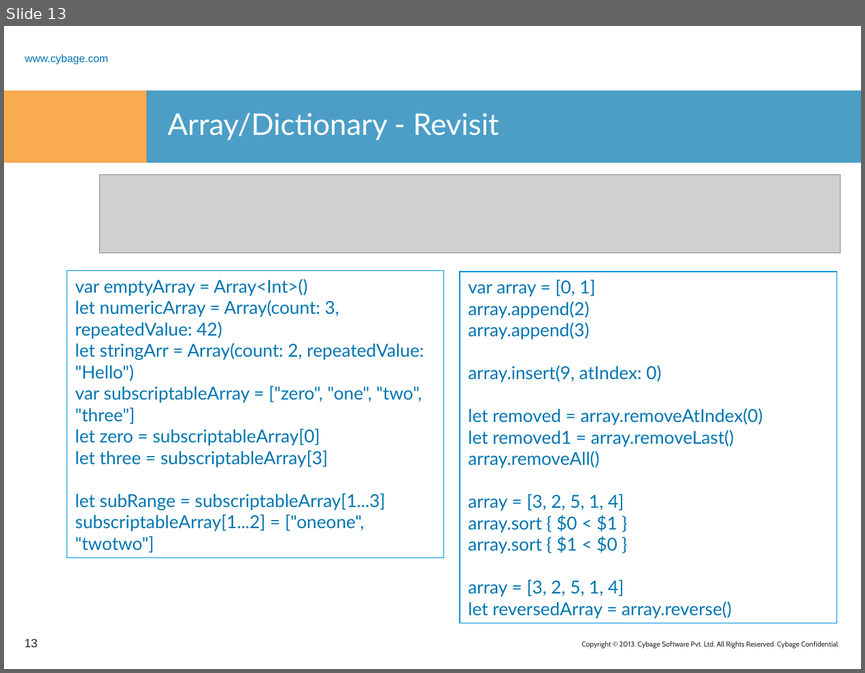
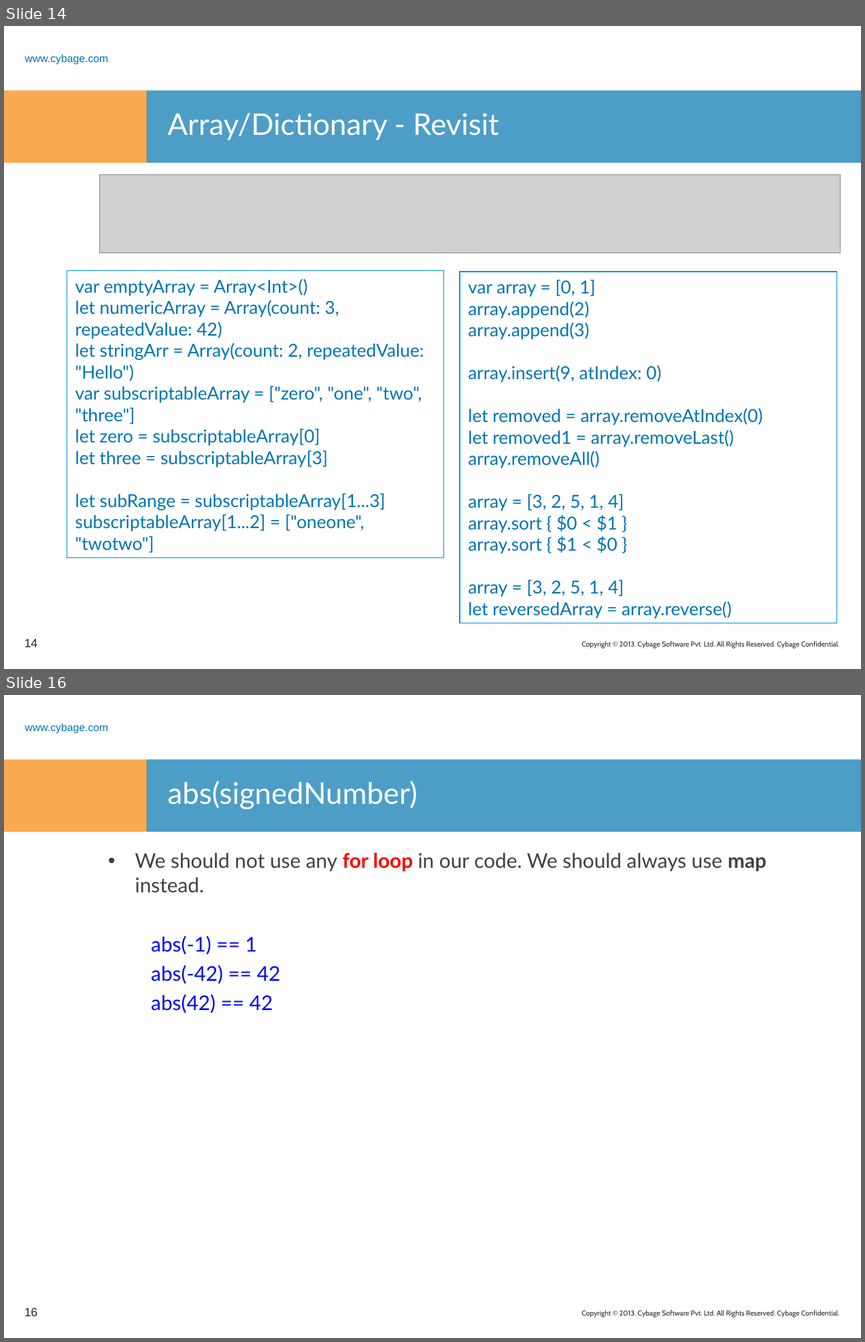
Before and after one commit to sumantar/Learn_Swift, a slide deck: PPT/Learn_Swift-4.ppt. Shown one above the other, each under a label of ours: slide 13 before the commit, slides 14 and 16 after it; the slides between them are not shown. The pictures are 865x673 and 865x1342 pixels, drawn with LibreOffice and Linux fonts; fonts in the diff are those of the drawing; grey boxes stand for pictures; background and template pictures are left out. Boxes give left, top, right and bottom in pixels: in the first picture for what was removed or moved away, otherwise in the second. Text is boxed around its words. In the diff, an @@ line names an element or a change of style, - is before the commit and + after.

```diff
--- a/PPT/Learn_Swift-4.ppt
+++ b/PPT/Learn_Swift-4.ppt
@@ slide 16 added at <box>4,695,861,1338</box>, background #FFFFFF; not listed: 4 template elements that a slide beside it also shows @@
@@ title added at <box>168,781,417,809</box>, 25 pt, text #FFFFFF @@
+abs(signedNumber)
@@ text added at <box>135,853,766,1013</box>, 17 pt, text #404040 @@
+• We should not use any for loop in our code. We should always use map instead.
+  abs(-1) == 1
+  abs(-42) == 42
+  abs(42) == 42
@@ page number added at <box>24,1308,37,1316</box>, 10 pt, text #262626 @@
+16
@@ what was slide 13 is now slide 14 @@
@@ page number at <box>24,639,37,647</box>: text changed @@
-13
+14
```
Also in this commit, not shown: 28 other slides added, 6 other files.
